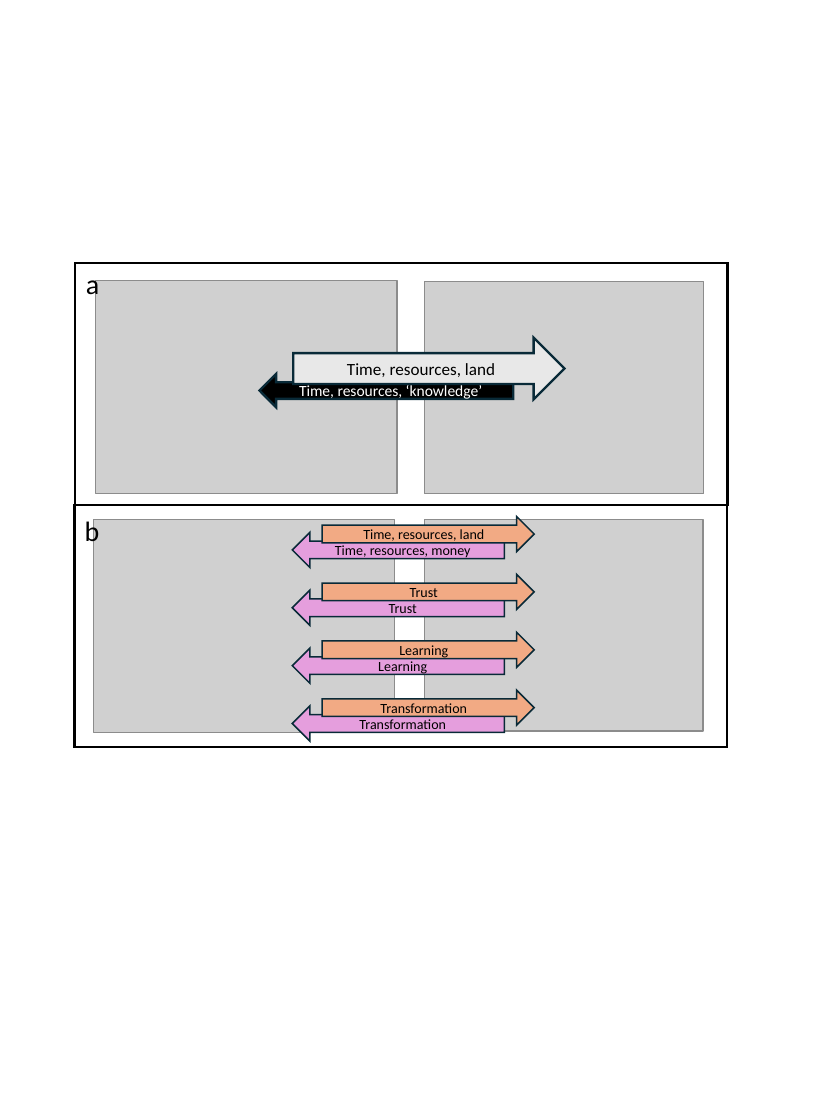
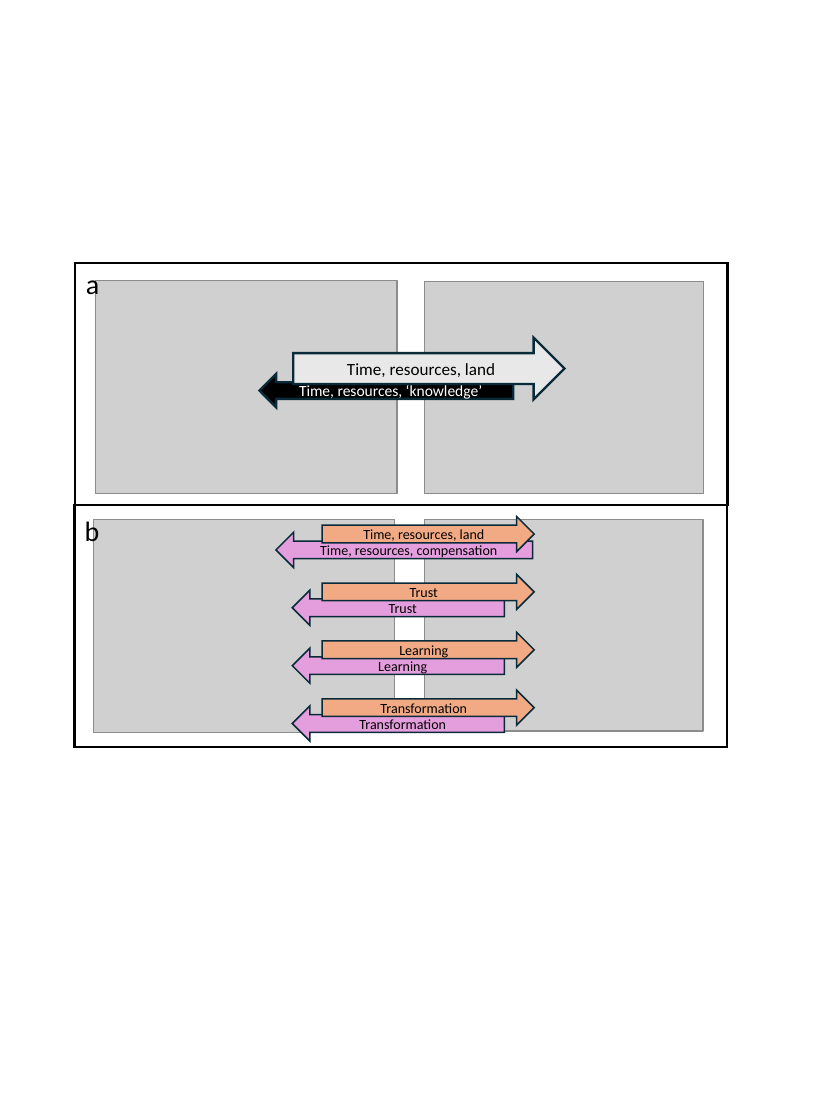
Before and after one commit to vanichols/ghproj_datafemism, a slide deck: slide 3 of figs/farmer-exchange-fig.pptx. Drawn at 840x1120 pixels with LibreOffice and Linux fonts; fonts in the diff are those of the drawing; grey boxes stand for pictures. Boxes give left, top, right and bottom in pixels: in the first picture for what was removed or moved away, otherwise in the second. Text is boxed around its words. In the diff, an @@ line names an element or a change of style, - is before the commit and + after.

```diff
--- a/figs/farmer-exchange-fig.pptx
+++ b/figs/farmer-exchange-fig.pptx
@@ left arrow "Time, resources, compensation": place and size @@
-left arrow "Time, resources, compensation" at bbox=[292, 532, 504, 567]
+left arrow "Time, resources, compensation" at bbox=[276, 532, 532, 567]
@@ text in left arrow at bbox=[320, 543, 498, 559]: text changed @@
-Time, resources, money
+Time, resources, compensation
```
Also in this commit, not shown: 14 other files.
